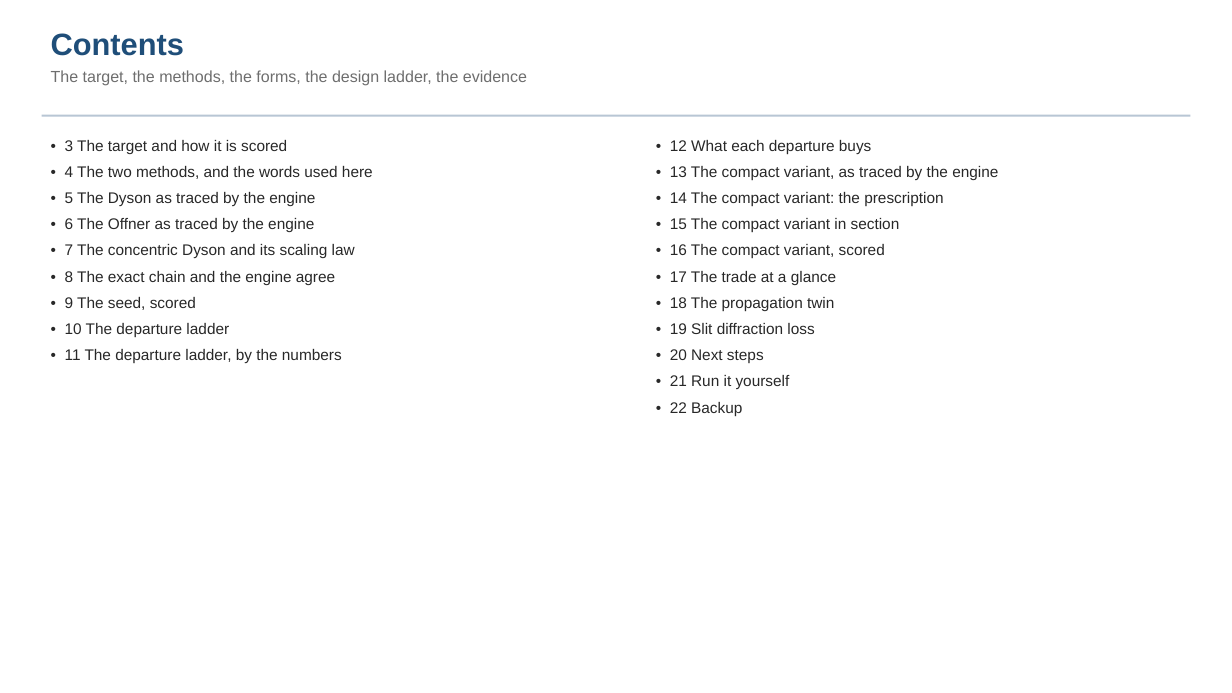
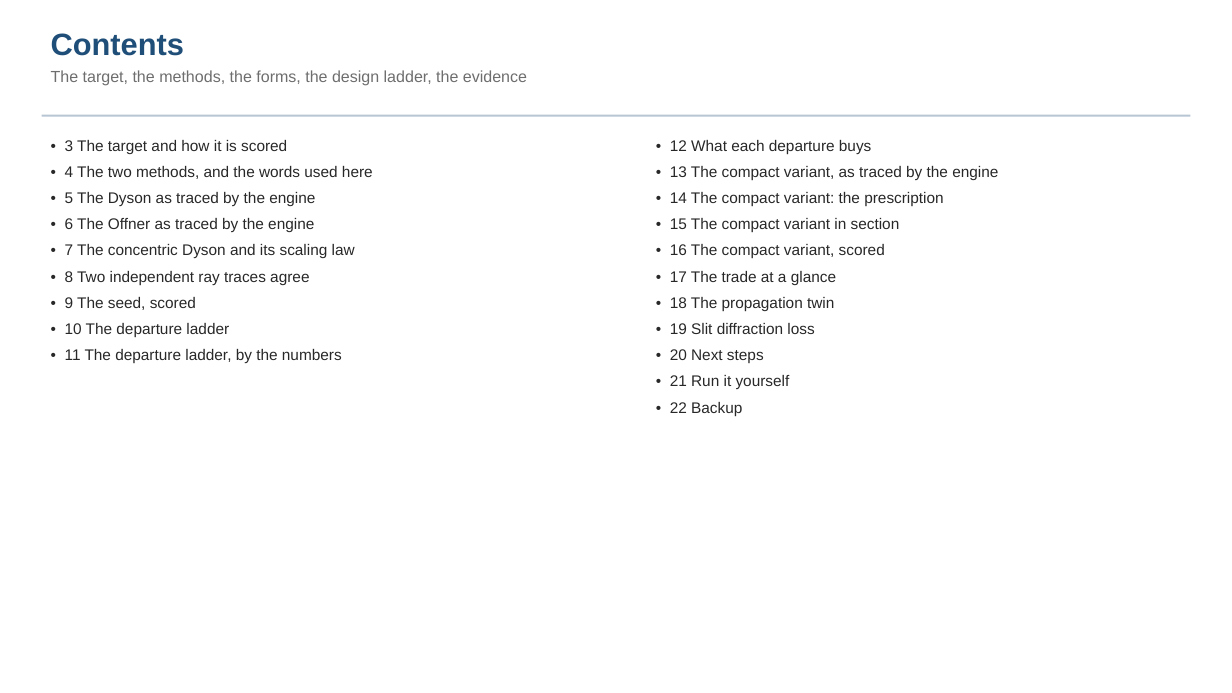
Before and after one commit to nasa-jpl/macos, a slide deck: slide 2 of demo_session/deck_dyson.pptx. Drawn at 1232x693 pixels with LibreOffice and Linux fonts; fonts in the diff are those of the drawing. Boxes give left, top, right and bottom in pixels: in the first picture for what was removed or moved away, otherwise in the second. Text is boxed around its words. In the diff, an @@ line names an element or a change of style, - is before the commit and + after.

```diff
--- a/demo_session/deck_dyson.pptx
+++ b/demo_session/deck_dyson.pptx
@@ text at (65,271,309,285): text changed @@
-• 8 The exact chain and the engine agree
+• 8 Two independent ray traces agree
```
Also in this commit, not shown: 3 other slides changed, 1 slide removed, 1 other file.
